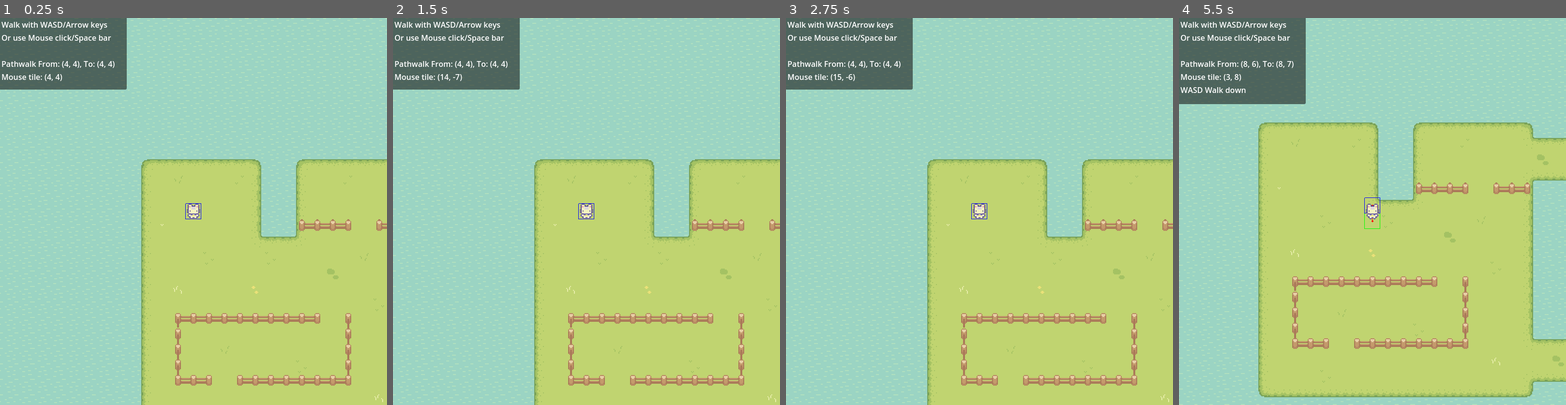
Above: before the commit, frames 1-4 (left to right).
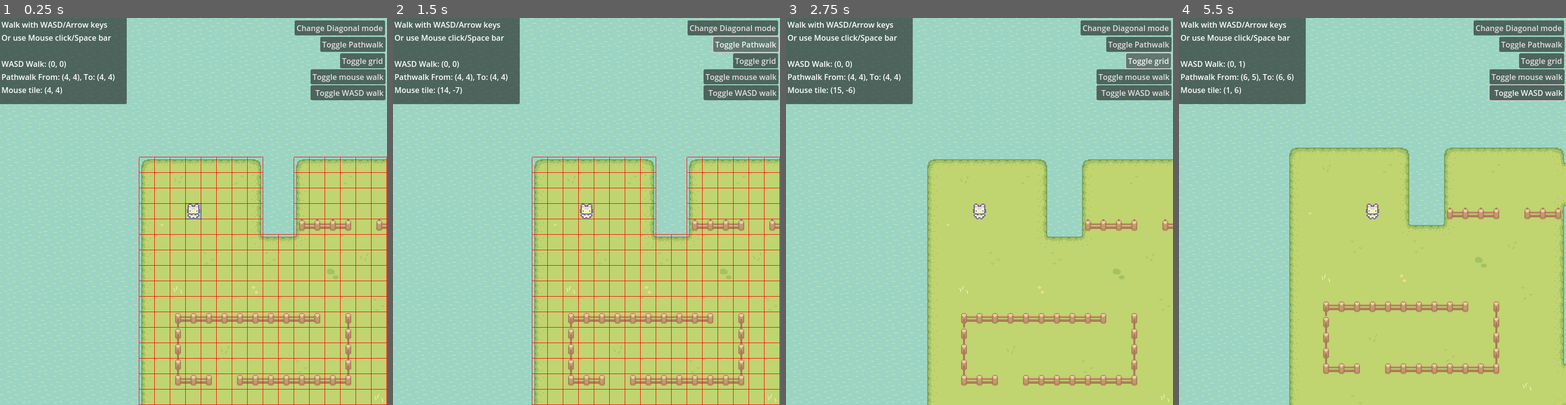
Above: after the commit, the same moments.

Repository: Joaomolin/AStarGrid2D-Godot-4
Game: Godot game, scene res://Main.tscn
Two runs of this game, one before a commit and one after it. Both use one fixed random seed, a clock stepped at 60 frames per second and the inputs below.
Inputs (mouse positions are in pixels of both pictures, inside the frame that each line leads up to):
- Up to frame 1 (0.25 s): no input
- Up to frame 2 (1.5 s): click (733, 29) at 0.5 s, where only the run after the commit has a clickable "Change Diagonal mode"; click (745, 45) at 1.25 s, where only the run after the commit has a clickable "Toggle Pathwalk"
- Up to frame 3 (2.75 s): click (1149, 60) at 2 s, where only the run after the commit has a clickable "Toggle grid"
- Up to frame 4 (5.5 s): click (1527, 76) at 2.75 s, where only the run after the commit has a clickable "Toggle mouse walk"; click (1527, 91) at 3.5 s, where only the run after the commit has a clickable "Toggle WASD walk"; tap Enter (ui_accept) at 4.25, 4.52, 5.27 s; move the mouse to (1457, 192) at 4.27 s; hold Right (ui_right) 4.28-5.03 s; move the mouse to (1295, 230) at 5.02 s; hold Down (ui_down) from 5.03 s (still down)

The runs differ from the first frame. In frame 1, 7.8% of the frame differs, in the area x 0-100%, y 0-100%; in frame 2, 7.9%; in frame 3, 5.3%; in frame 4, 29%.

Commit message:
Add option to walk diagonally

Diff:
--- a/Main.tscn
+++ b/Main.tscn
@@ -1,11 +1,12 @@
-[gd_scene load_steps=13 format=3 uid="uid://dbj1cglym2a2m"]
+[gd_scene load_steps=14 format=3 uid="uid://dbj1cglym2a2m"]
 
 [ext_resource type="Texture2D" uid="uid://cbcvhydljbybo" path="res://Assets/Grass.png" id="1_i3t7s"]
 [ext_resource type="Texture2D" uid="uid://ixp7fx4ysi22" path="res://Assets/Fences.png" id="2_xx8vf"]
 [ext_resource type="Texture2D" uid="uid://dnjd4r5y4k1qb" path="res://Assets/Water.png" id="3_qadt5"]
-[ext_resource type="Script" path="res://Scripts/Player.gd" id="4_6usf4"]
+[ext_resource type="Script" path="res://Scripts/GridMovement.gd" id="4_6usf4"]
 [ext_resource type="Texture2D" uid="uid://0mhq4mfa3c7" path="res://Assets/Basic Charakter Spritesheet.png" id="4_eo5eg"]
 [ext_resource type="Script" path="res://Scripts/DebugUI.gd" id="6_s5ic3"]
+[ext_resource type="Script" path="res://Scripts/Buttons.gd" id="7_nxvwj"]
 
 [sub_resource type="TileMapPattern" id="TileMapPattern_1uoc3"]
 tile_data = PackedInt32Array(0, 131072, 4, 65536, 131072, 4, 131072, 131072, 4, 1, 131072, 4, 65537, 131072, 4, 131073, 131072, 4, 2, 131072, 4, 65538, 131072, 4, 131074, 131072, 4)
@@ -152,7 +153,6 @@
 script = ExtResource("4_6usf4")
 
 [node name="Camera2D" type="Camera2D" parent="Player"]
-visible = false
 zoom = Vector2(2, 2)
 
 [node name="Sprite2D" type="Sprite2D" parent="Player"]
@@ -164,6 +164,49 @@
 shape = SubResource("RectangleShape2D_brjjd")
 
 [node name="Debug UI" type="CanvasLayer" parent="."]
+
+[node name="Buttons" type="Node2D" parent="Debug UI"]
+script = ExtResource("7_nxvwj")
+
+[node name="Diagonal" type="Button" parent="Debug UI/Buttons"]
+offset_left = 609.0
+offset_top = 5.0
+offset_right = 796.0
+offset_bottom = 36.0
+text = "Change Diagonal mode"
+alignment = 2
+
+[node name="Path Draw" type="Button" parent="Debug UI/Buttons"]
+offset_left = 662.0
+offset_top = 39.0
+offset_right = 796.0
+offset_bottom = 70.0
+text = "Toggle Pathwalk"
+alignment = 2
+
+[node name="Grid Draw" type="Button" parent="Debug UI/Buttons"]
+offset_left = 703.0
+offset_top = 73.0
+offset_right = 796.0
+offset_bottom = 104.0
+text = "Toggle grid"
+alignment = 2
+
+[node name="Mouse Walk" type="Button" parent="Debug UI/Buttons"]
+offset_left = 642.0
+offset_top = 106.0
+offset_right = 797.0
+offset_bottom = 137.0
+text = "Toggle mouse walk"
+alignment = 2
+
+[node name="WASD Walk" type="Button" parent="Debug UI/Buttons"]
+offset_left = 642.0
+offset_top = 139.0
+offset_right = 797.0
+offset_bottom = 170.0
+text = "Toggle WASD walk"
+alignment = 2
 
 [node name="DebugBackground" type="Panel" parent="Debug UI"]
 unique_name_in_owner = true
@@ -180,3 +223,9 @@
 offset_bottom = 21.0
 script = ExtResource("6_s5ic3")
 charSize = Vector2(8, 30)
+
+[connection signal="pressed" from="Debug UI/Buttons/Diagonal" to="Debug UI/Buttons" method="_on_diagonal_mode_pressed"]
+[connection signal="pressed" from="Debug UI/Buttons/Path Draw" to="Debug UI/Buttons" method="_on_toggle_path_pressed"]
+[connection signal="pressed" from="Debug UI/Buttons/Grid Draw" to="Debug UI/Buttons" method="_on_toggle_grid_pressed"]
+[connection signal="pressed" from="Debug UI/Buttons/Mouse Walk" to="Debug UI/Buttons" method="_on_toggle_mouse_walk_pressed"]
+[connection signal="pressed" from="Debug UI/Buttons/WASD Walk" to="Debug UI/Buttons" method="_on_toggle_WASD_movement_pressed"]
--- /dev/null
+++ b/Scripts/Buttons.gd
@@ -0,0 +1,23 @@
+extends Node2D
+
+@onready var player: Node2D = %Player
+
+func _on_diagonal_mode_pressed() -> void:
+	player.grid.diagonal_mode =  0 if player.grid.diagonal_mode else 1
+	pass # Replace with function body.
+
+func _on_toggle_path_pressed() -> void:
+	player.printPath = !player.printPath
+	pass # Replace with function body.
+
+func _on_toggle_grid_pressed() -> void:
+	player.printGrid = !player.printGrid
+	pass # Replace with function body.
+
+func _on_toggle_mouse_walk_pressed() -> void:
+	player.allowMouseInput = !player.allowMouseInput
+	pass # Replace with function body.
+
+func _on_toggle_WASD_movement_pressed() -> void:
+	player.allowWASDInput = !player.allowWASDInput
+	pass # Replace with function body.
--- a/Scripts/Player.gd
+++ b/Scripts/GridMovement.gd
@@ -1,5 +1,4 @@
 extends CharacterBody2D
-
 @onready var player: Node2D = %Player
 
 #Grid
@@ -9,10 +8,14 @@
 var grid: AStarGrid2D
 var idPath:PackedVector2Array
 
-#To print
-var printIdPath:PackedVector2Array
+#Debug buttons
+var printPath : bool = true
+var printGrid : bool = true
+var allowMouseInput : bool = true
+var allowWASDInput : bool = true
 
 func _ready():
+	print(str(self.position))
 	Debug.update("helpText1", "Walk with WASD/Arrow keys")
 	Debug.update("helpText2", "Or use Mouse click/Space bar")
 	Debug.update("helpText3", " ")
@@ -24,11 +27,10 @@
 func _draw():
 	_drawPathToWalk()
 	_drawMapTiles()
-	pass
 
 func _process(_delta):
 	_playerWalk()
-	queue_redraw()
+	queue_redraw() #Comment to remove grid
 
 	#Update debug info
 	Debug.update("PlayerGrid", "Pathwalk From: " + str(tileMap.local_to_map(player.position)) + ", To: " + str(tileMap.local_to_map(finalTile)))
@@ -41,6 +43,7 @@
 	grid = AStarGrid2D.new()
 	grid.region = tileMap.get_used_rect()
 	grid.cell_size = tileMap.tile_set.tile_size
+	#To enable diagonal movement, comment the line below
 	grid.diagonal_mode = AStarGrid2D.DIAGONAL_MODE_NEVER
 	grid.update()
 
@@ -57,9 +60,10 @@
 #region Player Movement
 
 func _playerWalk():
-	#Comment these to disable the inputs
-	_mouseInput()
-	_wasdInput()
+	if allowMouseInput:
+		_mouseInput()
+	if allowWASDInput:
+		_wasdInput()
 
 	if idPath.size() < 2:
 		_updatePathToWalk()
@@ -81,17 +85,17 @@
 	for i in idPath.size(): #Fix positions
 		idPath[i] = tileMap.map_to_local(idPath[i])
 
-func _isWalkableTile(pos : Vector2i) -> bool:
+func _isWalkableTile(tile : Vector2i) -> bool:
 	#Ground layer
 	#If IS NOT a ground layer, can't walk
 	var groundLayer = 1
-	if !tileMap.get_cell_tile_data(groundLayer, pos):
+	if !tileMap.get_cell_tile_data(groundLayer, tile):
 		return false
 
 	#Overlay layer
 	#If IS Overlay, can't walk
 	var overlayLayer = 2
-	if tileMap.get_cell_tile_data(overlayLayer, pos):
+	if tileMap.get_cell_tile_data(overlayLayer, tile):
 		return false
 
 	return true
@@ -112,22 +116,34 @@
 
 func _wasdInput():
 	var _walkVector = Vector2(0, 0)
+	var _noDiagonal = grid.diagonal_mode == AStarGrid2D.DIAGONAL_MODE_NEVER
+
 	if Input.is_action_pressed("ui_left"):
-		Debug.update("_walkVector", "WASD Walk left")
-		_walkVector = Vector2(-tileSize.x, 0)
+		if _noDiagonal:
+			_walkVector = Vector2(-tileSize.x, 0)
+		else:
+			_walkVector += Vector2(-tileSize.x, 0)
+
 
 	if Input.is_action_pressed("ui_right"):
-		Debug.update("_walkVector", "WASD Walk right")
-		_walkVector = Vector2(tileSize.x, 0)
+		if _noDiagonal:
+			_walkVector = Vector2(tileSize.x, 0)
+		else:
+			_walkVector += Vector2(tileSize.x, 0)
 
 	if Input.is_action_pressed("ui_up"):
-		Debug.update("_walkVector", "WASD Walk up")
-		_walkVector = Vector2(0, -tileSize.y)
+		if _noDiagonal:
+			_walkVector = Vector2(0, -tileSize.y)
+		else:
+			_walkVector += Vector2(0, -tileSize.y)
 
 	if Input.is_action_pressed("ui_down"):
-		Debug.update("_walkVector", "WASD Walk down")
-		_walkVector = Vector2(0, tileSize.y)
-
+		if _noDiagonal:
+			_walkVector = Vector2(0, tileSize.y)
+		else:
+			_walkVector += Vector2(0, tileSize.y)
+
+	Debug.update("_walkVector", "WASD Walk: " + str(_walkVector / Vector2(tileSize)))
 	if _walkVector:
 		finalTile = player.position + _walkVector
 
@@ -141,7 +157,8 @@
 
 	if tileMap:
 		#Draw squares on tiles
-		var arrayOfCells = tileMap.get_used_cells(0)#Get terrain cells
+		var _terrainCell = 1
+		var arrayOfCells = tileMap.get_used_cells(_terrainCell)#Get terrain cells
 		for i in arrayOfCells.size():
 			#Create tile
 			var _cellX = arrayOfCells[i].x * tileSize.x - get_transform().origin.x # fix vectors origin pos to upper left corner of screen
@@ -159,27 +176,30 @@
 				_targetTile = _tile
 
 			#Draw red grid above all walkable tiles
-			#_printTile(_tile)
+			if printGrid:
+				_printTile(_tile)
 
 	#Draw target tile above red grid
-	_printTile(_targetTile, Color.GREEN)
+	if printPath:
+		_printTile(_targetTile, Color.GREEN)
 	#Draw player above red grid
-	_printTile(_playerTile, Color.BLUE)
+	if printPath:
+		_printTile(_playerTile, Color.BLUE)
 
 func _printTile(tile : Rect2, color : Color = Color.RED):
 	if tile:
 		draw_rect(tile, color, false)
 
 func _drawPathToWalk():
-	if idPath.size() > 1:
-		#Draw path line
-		var _fixedVectors = idPath.duplicate()
-		for i in _fixedVectors.size():
-			_fixedVectors[i] -= player.position
-		draw_polyline(_fixedVectors, Color.RED)
-
-		#Draw circles on center of tiles
-		for i in idPath.size():
-			draw_circle(idPath[i] - player.position, 1, Color.RED)
-
-#endregion
+	if idPath.size() < 2 || !printPath:	return
+
+	#Draw path line
+	var _fixedVectors = idPath.duplicate()
+	for i in _fixedVectors.size():
+		_fixedVectors[i] -= player.position
+	draw_polyline(_fixedVectors, Color.RED)
+
+	#Draw circles on center of tiles
+	for i in idPath.size():
+		draw_circle(idPath[i] - player.position, 1, Color.RED)
+#endregion
